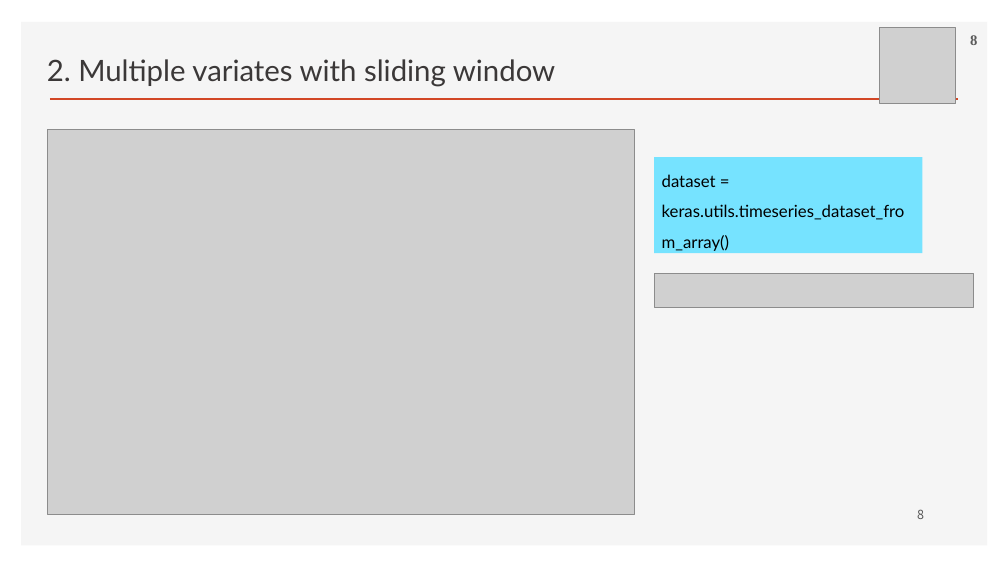
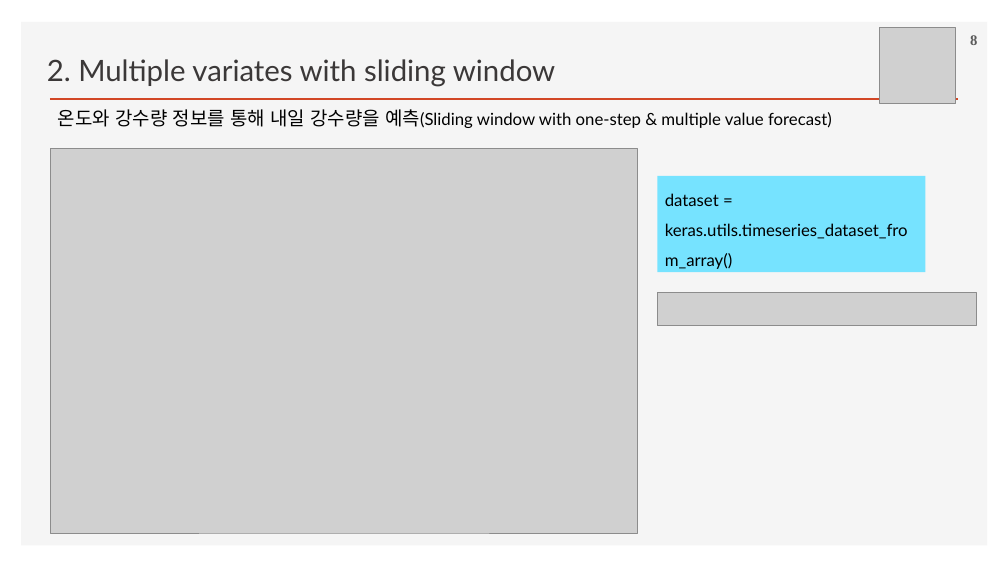
Before and after one commit to ancestor9/2026_Fall_Deep-Learning-with-Python, a slide deck: slide 8 of Chapter 13 Timeseries forecasting.pptx. Drawn at 1008x567 pixels with LibreOffice and Linux fonts; fonts in the diff are those of the drawing; grey boxes stand for pictures; background and template pictures are left out. Boxes give left, top, right and bottom in pixels: in the first picture for what was removed or moved away, otherwise in the second. Text is boxed around its words. In the diff, an @@ line names an element or a change of style, - is before the commit and + after.

```diff
--- a/Chapter 13 Timeseries forecasting.pptx
+++ b/Chapter 13 Timeseries forecasting.pptx
@@ text added at bbox=[58, 109, 832, 128], 16 pt, text #000000 @@
+온도와 강수량 정보를 통해 내일 강수량을 예측(Sliding window with one-step & multiple value forecast)
@@ 2 pictures, 1 rectangle: place and size @@
-2 pictures, 1 rectangle at bbox=[48, 129, 973, 514]
+2 pictures, 1 rectangle at bbox=[51, 148, 977, 533]
@@ page number removed at bbox=[917, 509, 924, 519] @@
-8
```
Also in this commit, not shown: 13 other slides changed, 5 slides added, 1 slide removed.
